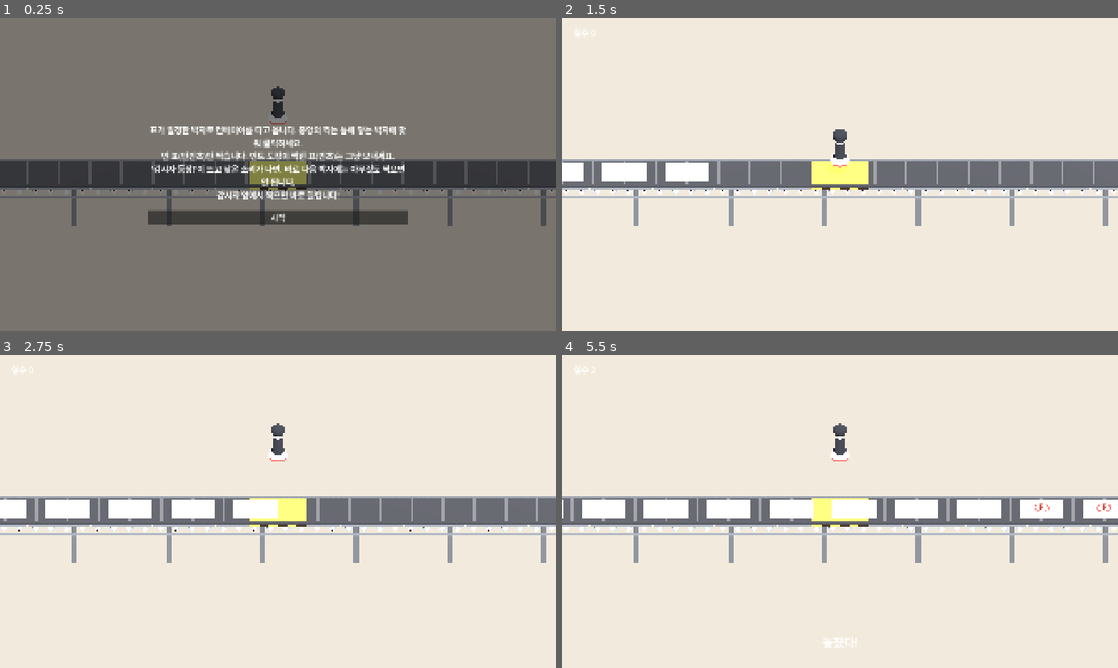
Above: before the commit, frames 1-4 (two rows, left to right).
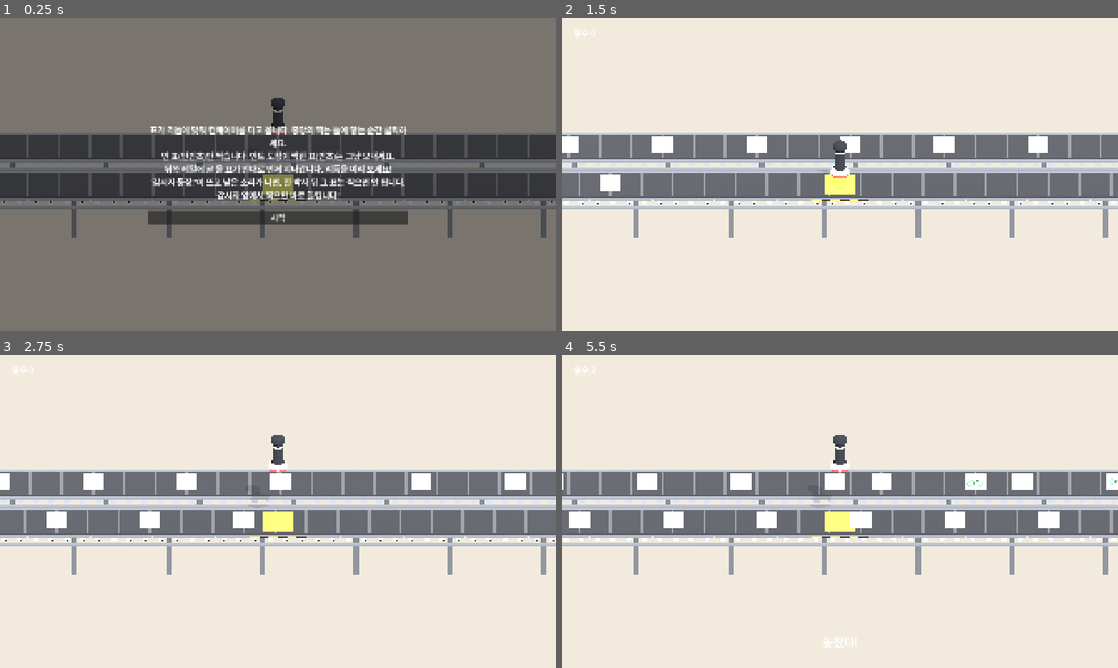
Above: after the commit, the same moments.

Repository: hahaha13791/mincho-game
Game: Godot game, scene res://minigames/piano_ballot/piano_ballot.tscn
The game is run twice, just before and just after one commit, with the same random seed, the same clock (stepped at 60 frames per second) and the same inputs. This scene is started directly instead of the project's main scene.
Inputs (mouse positions are in pixels of both pictures, inside the frame that each line leads up to):
- Up to frame 1 (0.25 s): no input
- Up to frame 2 (1.5 s): click "시작" at 0.5 s; tap Enter at 1.25 s; move the mouse to (962, 158) at 1.27 s; click (962, 158) at 1.42 s
- Up to frame 3 (2.75 s): move the mouse to (166, 527) at 2.02 s; click (166, 527) at 2.17 s
- Up to frame 4 (5.5 s): move the mouse to (895, 442) at 2.77 s; click (895, 442) at 2.92 s; move the mouse to (812, 574) at 3.52 s; click (812, 574) at 3.67 s; move the mouse to (1006, 558) at 4.27 s; click (1006, 558) at 4.42 s; move the mouse to (673, 464) at 5.02 s; click (673, 464) at 5.17 s

The runs differ from the first frame. In frame 1, 18% of the frame differs, in the area x 0-100%, y 21-71%; in frame 2, 20%; in frame 3, 21%; in frame 4, 21%.

Commit message:
feat(minigames/piano_ballot): 8분·엇박·16분 리듬 패턴과 반대로 흐르는 미리보기 레일
- 표마다 몇 박째에 오는지를 소수로 두고, 마디마다 패턴을 골라 이어 붙인다(뒤로 갈수록 어려운 패턴)
- 판정 허용 오차는 옆 표 간격의 절반을 넘지 않게 해 16분에서도 한 클릭이 한 표만 찍는다
- 표가 고리처럼 돈다: 뒤 레일을 반대로 흐른 뒤 왼쪽 끝에서 앞 레일로 넘어와, 곧 올 리듬을 미리 보여 준다
- 16분 간격에서 표가 겹치지 않게 박당 거리 2→3, 표를 좁은 쪽지로
- 감시자는 마디마다 하나, 옆 표와 0.5박 이상 떨어진 표에 붙고 1박 전에 예고

Co-Authored-By: Claude Sonnet 5.5 <noreply@anthropic.com>

Diff:
--- a/minigames/piano_ballot/piano_ballot.gd
+++ b/minigames/piano_ballot/piano_ballot.gd
@@ -1,6 +1,7 @@
 extends Node3D
-## 피아노표(id: piano_ballot). 컨베이어로 일정한 박자로 오는 표 중 반민초 표(빈 흰 종이)만 박자에 맞춰 찍는다. 민초 표는 민트 도장이 미리 찍혀 있다.
-## 감시자는 한 박자 전에 소리와 화면으로 예고하며, 그 박자에 찍으면 적발. 클릭 = 찍기.
+## 피아노표(id: piano_ballot). 컨베이어로 리듬에 맞춰 오는 표 중 반민초 표(빈 흰 종이)만 박자에 맞춰 찍는다. 민초 표는 민트 도장이 미리 찍혀 있다.
+## 표는 고리처럼 돈다: 뒤쪽 미리보기 레일을 왼쪽으로 흐르다가 왼쪽 끝에서 앞 레일로 넘어와 찍는 자리로 온다. 미리보기 레일에서 리듬을 미리 본다.
+## 감시자는 한 박자 전에 소리와 화면으로 예고하며, 그 표를 찍으면 적발. 클릭 = 찍기.
 
 enum State { TUTORIAL, PLAYING, ENDED }
 
@@ -10,19 +11,26 @@
 const CONVEYOR: PackedScene = preload("res://minigames/piano_ballot/props/conveyor.tscn")
 const STAMP: PackedScene = preload("res://minigames/piano_ballot/props/stamp.tscn")
 const STAMP_MARK: PackedScene = preload("res://common/stamp_mark.tscn")
-const SPACING: float = 2.0 # 박자당 표 사이 거리
+const SPACING: float = 3.0 # 한 박 동안 표가 가는 거리. 16분(0.25박) 간격 0.75가 표 폭보다 넓게
+const BALLOT_SIZE: Vector3 = Vector3(0.66, 0.06, 1.0) # 흐르는 방향(x)으로 좁은 쪽지
+const BELT_END: float = Conveyor.LENGTH / 2.0 # 레일 끝. 여기서 미리보기 레일 → 앞 레일로 넘어온다
+const PREVIEW_Z: float = -2.6 # 미리보기 레일(뒤쪽, 반대 방향)
+const WATCH_SHOW: float = 0.4 # 감시자 표 앞뒤로 감시자가 서 있는 시간(박)
 const STAMPER_REST_Y: float = 2.5
 const STAMPER_PRESS_Y: float = 0.5
-const TUTORIAL_TEXT: String = "표가 일정한 박자로 컨베이어를 타고 옵니다. 중앙의 찍는 틀에 닿는 박자에 맞춰 클릭하세요.\n빈 표(반민초)만 찍습니다. 민트 도장이 찍힌 표(민초)는 그냥 보내세요.\n'감시자 등장!'이 뜨고 낮은 소리가 나면, 바로 다음 박자에는 아무것도 찍으면 안 됩니다.\n감시자 앞에서 찍으면 바로 들킵니다!"
+const TUTORIAL_TEXT: String = "표가 리듬에 맞춰 컨베이어를 타고 옵니다. 중앙의 찍는 틀에 닿는 순간 클릭하세요.\n빈 표(반민초)만 찍습니다. 민트 도장이 찍힌 표(민초)는 그냥 보내세요.\n뒤쪽 레일에 곧 올 표가 반대로 먼저 지나갑니다. 리듬을 미리 보세요!\n'감시자 등장!'이 뜨고 낮은 소리가 나면, 한 박자 뒤 그 표는 찍으면 안 됩니다. 감시자 앞에서 찍으면 바로 들킵니다!"
 
 @export var id: StringName = &"piano_ballot"
 
 var _state: State = State.TUTORIAL
-var _beats: Array[Dictionary] = []
+var _beats: Array[Dictionary] = [] # 표 목록(시간순). PianoRules.build 참고
+var _windows: PackedFloat32Array = PackedFloat32Array() # 표마다 판정 허용 오차(초)
+var _watch_list: Array[int] = [] # 감시자 표 번호(시간순)
+var _next_warn: int = 0
 var _resolved: Array[bool] = []
 var _ballots: Array[MeshInstance3D] = []
 var _beat_dur: float
-var _first: float # 첫 표가 찍는 지점에 닿는 시각
+var _first: float # 0박(첫 마디 첫 박)이 찍는 지점에 닿는 시각
 var _t: float = 0.0
 var _next_resolve: int = 0
 var _mistakes: int = 0
@@ -30,7 +38,7 @@
 var _sfx: AudioStreamPlayer
 var _stamper: Node3D
 var _watcher: Watcher
-var _conveyor: Conveyor
+var _conveyors: Array[Conveyor] = []
 var _stamp_tween: Tween
 
 @onready var _camera: Camera3D = $Camera3D
@@ -40,7 +48,7 @@
 
 func _ready() -> void:
 	$Sun.rotation_degrees = Vector3(-50.0, 20.0, 0.0)
-	_camera.look_at_from_position(Vector3(0.0, 5.5, 9.5), Vector3(0.0, 0.0, 0.0)) # 약 30도. 컨베이어 옆면(롤러)이 보이게
+	_camera.look_at_from_position(Vector3(0.0, 5.5, 9.5), Vector3(0.0, 0.0, -0.8)) # 약 30도. 컨베이어 옆면(롤러)과 뒤 미리보기 레일이 보이게
 	_beat_dur = 60.0 / CONFIG.bpm
 	_first = CONFIG.count_in * _beat_dur
 	_sfx = AudioStreamPlayer.new()
@@ -53,18 +61,23 @@
 	var rng: RandomNumberGenerator = RandomNumberGenerator.new()
 	rng.randomize()
 	_beats = PianoRules.build(CONFIG, rng)
+	for g in PianoRules.half_gaps(_beats):
+		_windows.append(minf(CONFIG.window, g * _beat_dur))
 	_resolved.resize(_beats.size())
 	_resolved.fill(false)
-	for beat in _beats:
-		var b: MeshInstance3D = _box(Vector3(1.4, 0.06, 1.0), PALETTE.paper)
+	for i in _beats.size():
+		var beat: Dictionary = _beats[i]
+		if beat["watcher"]:
+			_watch_list.append(i)
+		var b: MeshInstance3D = _box(BALLOT_SIZE, PALETTE.paper)
 		if not beat["anti"]: # 민초 표: 민트 도장이 손으로 찍은 듯 조금씩 다른 자리·각도로
 			var vote: Node3D = STAMP_MARK.instantiate()
 			vote.ink = PALETTE.mincho.darkened(0.2) # 흰 종이 위에서 잘 보이게
-			vote.scale = Vector3.ONE * 1.3
-			vote.position = Vector3(randf_range(-0.3, 0.3), 0.035, randf_range(-0.15, 0.15))
+			vote.scale = Vector3.ONE * 1.0
+			vote.position = Vector3(randf_range(-0.04, 0.04), 0.035, randf_range(-0.2, 0.2))
 			vote.rotation.y = randf_range(-0.4, 0.4)
 			b.add_child(vote)
-		b.position = Vector3(-100.0, 0.1, 0.0)
+		b.visible = false
 		add_child(b)
 		_ballots.append(b)
 	_refresh()
@@ -76,17 +89,25 @@
 		return
 	var prev: float = _t
 	_t += delta
-	var k: int = floori(_t / _beat_dur)
-	if k > floori(prev / _beat_dur):
-		_tick(k - CONFIG.count_in)
+	var now: float = (_t - _first) / _beat_dur # 지금이 몇 박째인가 (0박이 찍는 지점에 닿는 순간 = 0)
+	if floori(now) > floori((prev - _first) / _beat_dur):
+		Beep.play(_sfx, 880.0) # 메트로놈: 4분음표마다
+	if _next_warn < _watch_list.size() and now >= _beats[_watch_list[_next_warn]]["time"] - 1.0:
+		_warn_until = _first + (_beats[_watch_list[_next_warn]]["time"] + 0.5) * _beat_dur
+		Beep.play(_sfx, 330.0)
+		_next_warn += 1
+	var watcher_here: bool = false
 	for i in _ballots.size():
-		_ballots[i].position.x = (_t - _first - i * _beat_dur) / _beat_dur * SPACING
-	_conveyor.scroll(_t / _beat_dur * SPACING) # 표와 같은 속도
-	var idx: int = roundi((_t - _first) / _beat_dur)
-	_watcher.set_present(idx >= 0 and idx < _beats.size() and _beats[idx]["watcher"])
+		var u: float = now - _beats[i]["time"] # 찍는 지점까지 남은(음수)·지난(양수) 박
+		_place_ballot(_ballots[i], u * SPACING)
+		if _beats[i]["watcher"] and absf(u) < WATCH_SHOW:
+			watcher_here = true
+	for c in _conveyors:
+		c.scroll(_t / _beat_dur * SPACING) # 표와 같은 속도
+	_watcher.set_present(watcher_here)
 	_warn.visible = _t < _warn_until
 	# 판정 창이 지난 표는 안 찍은 것으로 확정한다
-	while _next_resolve < _beats.size() and _t > _first + _next_resolve * _beat_dur + CONFIG.window:
+	while _next_resolve < _beats.size() and _t > _first + _beats[_next_resolve]["time"] * _beat_dur + _windows[_next_resolve]:
 		if not _resolved[_next_resolve] and PianoRules.should_stamp(_beats[_next_resolve]):
 			_mistake("놓쳤다!")
 		_resolved[_next_resolve] = true
@@ -95,6 +116,17 @@
 		_finish(false, "")
 
 
+# 고리 위치. d = 앞 레일에서 찍는 지점 기준 x. 앞 레일 왼쪽 끝보다 이전이면 미리보기 레일 위(반대 방향)
+func _place_ballot(b: MeshInstance3D, d: float) -> void:
+	if d >= -BELT_END:
+		b.position = Vector3(d, 0.1, 0.0)
+		b.visible = d <= BELT_END
+	else:
+		var x: float = -2.0 * BELT_END - d # 왼쪽 끝(-BELT_END)에서 앞 레일과 이어진다
+		b.position = Vector3(x, 0.1, PREVIEW_Z)
+		b.visible = x <= BELT_END
+
+
 func _unhandled_input(event: InputEvent) -> void:
 	if _state != State.PLAYING or not event is InputEventMouseButton:
 		return
@@ -102,8 +134,8 @@
 	if mb.button_index != MOUSE_BUTTON_LEFT or not mb.pressed:
 		return
 	_press_stamper()
-	var i: int = roundi((_t - _first) / _beat_dur)
-	if i < 0 or i >= _beats.size() or _resolved[i] or absf(_t - _first - i * _beat_dur) > CONFIG.window:
+	var i: int = _nearest_open()
+	if i < 0:
 		return # 박자에서 벗어난 클릭은 아무것도 찍지 못한다
 	_resolved[i] = true
 	var mark: Node3D = STAMP_MARK.instantiate()
@@ -115,13 +147,15 @@
 		_mistake("민초 표를 찍었다!")
 
 
-# b = 박자 번호(카운트인 동안은 음수). 다음 박자에 감시자가 오면 예고한다
-func _tick(b: int) -> void:
-	if b + 1 >= 0 and b + 1 < _beats.size() and _beats[b + 1]["watcher"]:
-		_warn_until = _first + (b + 1) * _beat_dur + _beat_dur * 0.5
-		Beep.play(_sfx, 330.0)
-	else:
-		Beep.play(_sfx, 880.0)
+# 판정 창 안에 있는 아직 안 찍은 표. 창은 옆 표와 겹치지 않으므로 많아야 하나
+func _nearest_open() -> int:
+	for i in range(_next_resolve, _beats.size()):
+		var off: float = _t - _first - _beats[i]["time"] * _beat_dur
+		if off < -CONFIG.window:
+			break
+		if not _resolved[i] and absf(off) <= _windows[i]:
+			return i
+	return -1
 
 
 func _mistake(msg: String) -> void:
@@ -187,11 +221,16 @@
 	we.environment = env
 	add_child(we)
 
-	_conveyor = CONVEYOR.instantiate()
-	add_child(_conveyor)
+	var main_belt: Conveyor = CONVEYOR.instantiate()
+	add_child(main_belt)
+	var preview_belt: Conveyor = CONVEYOR.instantiate() # 반 바퀴 돌려 놓아 -x로 흐른다
+	preview_belt.position.z = PREVIEW_Z
+	preview_belt.rotation.y = PI
+	add_child(preview_belt)
+	_conveyors = [main_belt, preview_belt]
 
 	# 찍는 지점 표시 틀
-	var frame: MeshInstance3D = _box(Vector3(1.8, 0.02, 1.4), PALETTE.accent)
+	var frame: MeshInstance3D = _box(Vector3(BALLOT_SIZE.x + 0.3, 0.02, 1.4), PALETTE.accent)
 	frame.position.y = 0.06
 	add_child(frame)
 
@@ -200,5 +239,5 @@
 	add_child(_stamper)
 
 	_watcher = WATCHER.instantiate()
-	_watcher.position = Vector3(-3.0, 0.0, -2.5)
+	_watcher.position = Vector3(-3.0, 0.0, PREVIEW_Z - 2.0) # 미리보기 레일 너머에서 찍는 자리를 본다
 	add_child(_watcher)
--- a/minigames/piano_ballot/piano_config.gd
+++ b/minigames/piano_ballot/piano_config.gd
@@ -1,14 +1,32 @@
 class_name PianoConfig
 extends Resource
-## 피아노표 수치. 플레이 테스트로 여기서만 조정한다.
+## 피아노표 수치. 플레이 테스트로 여기서만 조정한다. 박 = 4분음표, 마디 = 4박.
 
 @export var bpm: float = 100.0
-@export var count_in: int = 4 ## 첫 표가 오기 전 박자 수
-@export var beats: int = 48 ## 표 장수 = 박자 수
-@export var mix_from: int = 12 ## 이 박자부터 민초 표가 섞임
+@export var count_in: int = 4 ## 첫 표가 찍는 자리에 오기 전 박자 수
+@export var measures: int = 12 ## 마디 수
+@export var mix_from: int = 3 ## 이 마디부터 민초 표가 섞임
 @export var anti_ratio: float = 0.6 ## 섞인 구간에서 반민초 표 비율
-@export var watch_from: int = 28 ## 이 박자부터 감시자가 나옴
-@export var watch_gap: int = 6 ## 감시자 간격(박자)
-@export var window: float = 0.17 ## 박자 판정 허용 오차(초, ±)
+@export var vary_from: int = 2 ## 이 마디부터 8분·엇박 패턴이 나옴
+@export var fast_from: int = 6 ## 이 마디부터 16분 패턴도 나옴
+@export var watch_from: int = 8 ## 이 마디부터 감시자가 나옴
+@export var watch_every: int = 1 ## 감시자 간격(마디). 한 마디에 한 명
+@export var window: float = 0.17 ## 박자 판정 허용 오차(초, ±). 표 간격이 좁으면 간격의 절반으로 줄어든다
 @export var perfect_mistakes: int = 1 ## 실수가 이 이하면 완전범죄
 @export var success_mistakes: int = 5 ## 실수가 이 이하면 미션성공, 넘으면 적발
+## 한 마디 안에서 표가 오는 박(0 ~ 4 미만)
+@export var patterns_basic: Array[PackedFloat32Array] = [
+	PackedFloat32Array([0.0, 1.0, 2.0, 3.0]), # 정박
+]
+@export var patterns_vary: Array[PackedFloat32Array] = [
+	PackedFloat32Array([0.0, 1.0, 2.0, 2.5, 3.0]), # 8분 하나
+	PackedFloat32Array([0.0, 0.5, 1.0, 2.0, 3.0]),
+	PackedFloat32Array([0.0, 1.5, 2.0, 3.0]), # 당김음
+	PackedFloat32Array([0.5, 1.5, 2.5, 3.5]), # 전부 엇박
+	PackedFloat32Array([0.0, 1.0, 1.5, 2.5, 3.0]),
+]
+@export var patterns_fast: Array[PackedFloat32Array] = [
+	PackedFloat32Array([0.0, 1.0, 1.25, 1.5, 2.0, 3.0]), # 16분 셋
+	PackedFloat32Array([0.0, 0.75, 1.5, 2.0, 3.0]), # 점8분
+	PackedFloat32Array([0.0, 1.0, 2.0, 2.25, 3.0]),
+]
--- a/minigames/piano_ballot/piano_rules.gd
+++ b/minigames/piano_ballot/piano_rules.gd
@@ -1,18 +1,46 @@
 class_name PianoRules
 extends RefCounted
 
+const WATCH_MIN_GAP: float = 0.5 # 감시자 표는 앞뒤 표와 이 박 이상 떨어진 표 중에서 고른다(옆 표와 헷갈리지 않게)
 
-## 박자별 표 구성. 각 원소 = { "anti": 반민초 표인가, "watcher": 감시자가 있는 박자인가 }
+
+## 표 목록(시간순). 각 원소 = { "time": 첫 마디 0박 기준 몇 박째(소수 가능), "anti": 반민초 표인가, "watcher": 감시자가 오는 표인가 }
 static func build(cfg: PianoConfig, rng: RandomNumberGenerator) -> Array[Dictionary]:
 	var out: Array[Dictionary] = []
-	for i in cfg.beats:
-		var anti: bool = i < cfg.mix_from or rng.randf() < cfg.anti_ratio
-		var watcher: bool = i >= cfg.watch_from and (i - cfg.watch_from) % cfg.watch_gap == 0
-		out.append({"anti": anti, "watcher": watcher})
+	for m in cfg.measures:
+		var pool: Array[PackedFloat32Array] = cfg.patterns_basic
+		if m >= cfg.fast_from:
+			pool = cfg.patterns_vary + cfg.patterns_fast
+		elif m >= cfg.vary_from:
+			pool = cfg.patterns_vary
+		for o in pool[rng.randi() % pool.size()]:
+			out.append({"time": m * 4.0 + o, "anti": m < cfg.mix_from or rng.randf() < cfg.anti_ratio, "watcher": false})
+	var gaps: PackedFloat32Array = half_gaps(out)
+	for m in range(cfg.watch_from, cfg.measures, cfg.watch_every):
+		var picks: Array[int] = []
+		for i in out.size():
+			var t: float = out[i]["time"]
+			if t >= m * 4.0 and t < m * 4.0 + 4.0 and gaps[i] * 2.0 >= WATCH_MIN_GAP:
+				picks.append(i)
+		if not picks.is_empty():
+			out[picks[rng.randi() % picks.size()]]["watcher"] = true
 	return out
 
 
-## 찍어야 하는 박자인가: 반민초 표이고 감시자가 없을 때만
+## 표마다 가장 가까운 옆 표와의 간격의 절반(박). 판정 허용 오차가 옆 표와 겹치지 않게 하는 데 쓴다
+static func half_gaps(ballots: Array[Dictionary]) -> PackedFloat32Array:
+	var out: PackedFloat32Array = PackedFloat32Array()
+	for i in ballots.size():
+		var g: float = INF
+		if i > 0:
+			g = minf(g, ballots[i]["time"] - ballots[i - 1]["time"])
+		if i + 1 < ballots.size():
+			g = minf(g, ballots[i + 1]["time"] - ballots[i]["time"])
+		out.append(g / 2.0)
+	return out
+
+
+## 찍어야 하는 표인가: 반민초 표이고 감시자가 없을 때만
 static func should_stamp(beat: Dictionary) -> bool:
 	return beat["anti"] and not beat["watcher"]
 
--- a/minigames/piano_ballot/test_rules.gd
+++ b/minigames/piano_ballot/test_rules.gd
@@ -14,14 +14,31 @@
 	var cfg: PianoConfig = PianoConfig.new()
 	var rng: RandomNumberGenerator = RandomNumberGenerator.new()
 	rng.seed = 1
-	var b: Array[Dictionary] = PianoRules.build(cfg, rng)
-	_check(b.size() == cfg.beats, "박자 수만큼 생성")
-	var early_ok: bool = true
-	for i in cfg.mix_from:
-		early_ok = early_ok and b[i]["anti"] and not b[i]["watcher"]
-	_check(early_ok, "초반은 전부 반민초 표, 감시자 없음")
-	_check(b[cfg.watch_from]["watcher"] and b[cfg.watch_from + cfg.watch_gap]["watcher"], "감시자는 일정 간격")
-	_check(not b[cfg.watch_from + 1]["watcher"], "감시자 간격 사이는 없음")
+	for run in 50: # 무작위 패턴이라 여러 번 만들어 본다
+		var b: Array[Dictionary] = PianoRules.build(cfg, rng)
+		var gaps: PackedFloat32Array = PianoRules.half_gaps(b)
+		var sorted_ok: bool = true
+		var early_ok: bool = true
+		var watch_per_measure: Array[int] = []
+		watch_per_measure.resize(cfg.measures)
+		var watch_gap_ok: bool = true
+		for i in b.size():
+			var t: float = b[i]["time"]
+			sorted_ok = sorted_ok and (i == 0 or t > b[i - 1]["time"])
+			if t < cfg.vary_from * 4.0:
+				early_ok = early_ok and b[i]["anti"] and not b[i]["watcher"] and is_equal_approx(t, roundf(t))
+			if b[i]["watcher"]:
+				watch_per_measure[floori(t / 4.0)] += 1
+				watch_gap_ok = watch_gap_ok and gaps[i] * 2.0 >= PianoRules.WATCH_MIN_GAP
+		_check(sorted_ok, "표는 시간순, 같은 시각 없음")
+		_check(b[-1]["time"] < cfg.measures * 4.0, "마지막 표는 마지막 마디 안")
+		_check(early_ok, "초반은 정박의 반민초 표, 감시자 없음")
+		_check(watch_gap_ok, "감시자 표는 옆 표와 충분히 떨어짐")
+		for m in cfg.measures:
+			_check(watch_per_measure[m] == (1 if m >= cfg.watch_from else 0), "감시자는 %d마디부터 마디마다 하나 (%d마디)" % [cfg.watch_from, m])
+	var sample: Array[Dictionary] = [{"time": 0.0}, {"time": 1.0}, {"time": 1.25}, {"time": 3.0}]
+	var g: PackedFloat32Array = PianoRules.half_gaps(sample)
+	_check(is_equal_approx(g[0], 0.5) and is_equal_approx(g[1], 0.125) and is_equal_approx(g[2], 0.125) and is_equal_approx(g[3], 0.875), "판정 간격은 가까운 옆 표 간격의 절반")
 	_check(not PianoRules.should_stamp({"anti": true, "watcher": true}), "감시자 박자는 찍으면 안 됨")
 	_check(not PianoRules.should_stamp({"anti": false, "watcher": false}), "민초 표는 찍으면 안 됨")
 	_check(PianoRules.should_stamp({"anti": true, "watcher": false}), "반민초 표는 찍어야 함")
